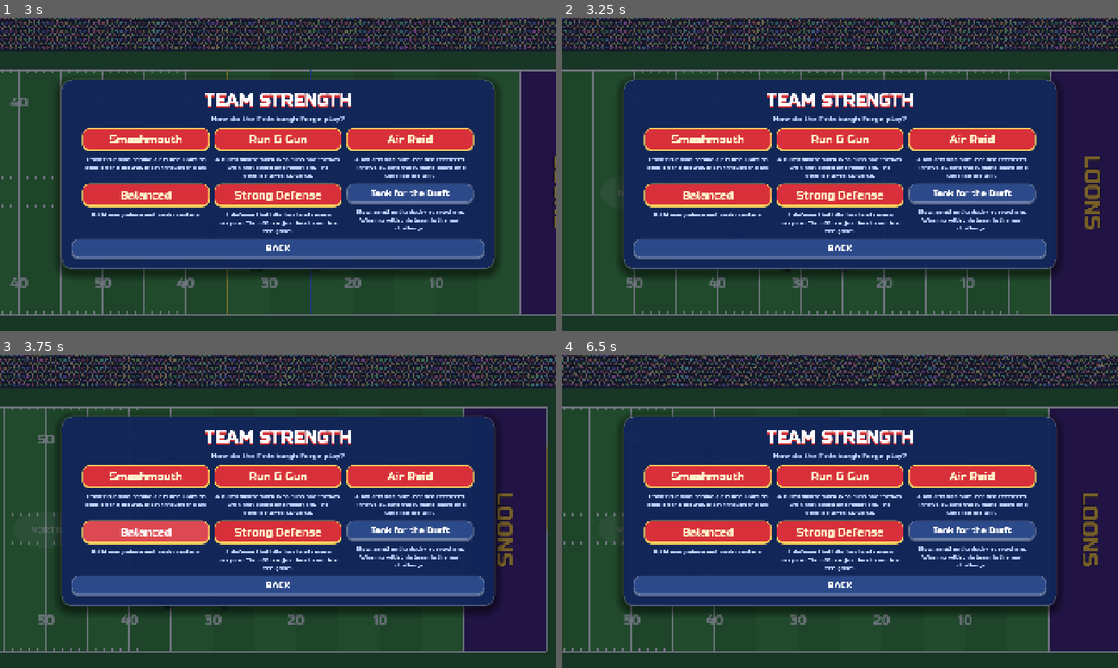
Above: before the commit, frames 1-4 (two rows, left to right).
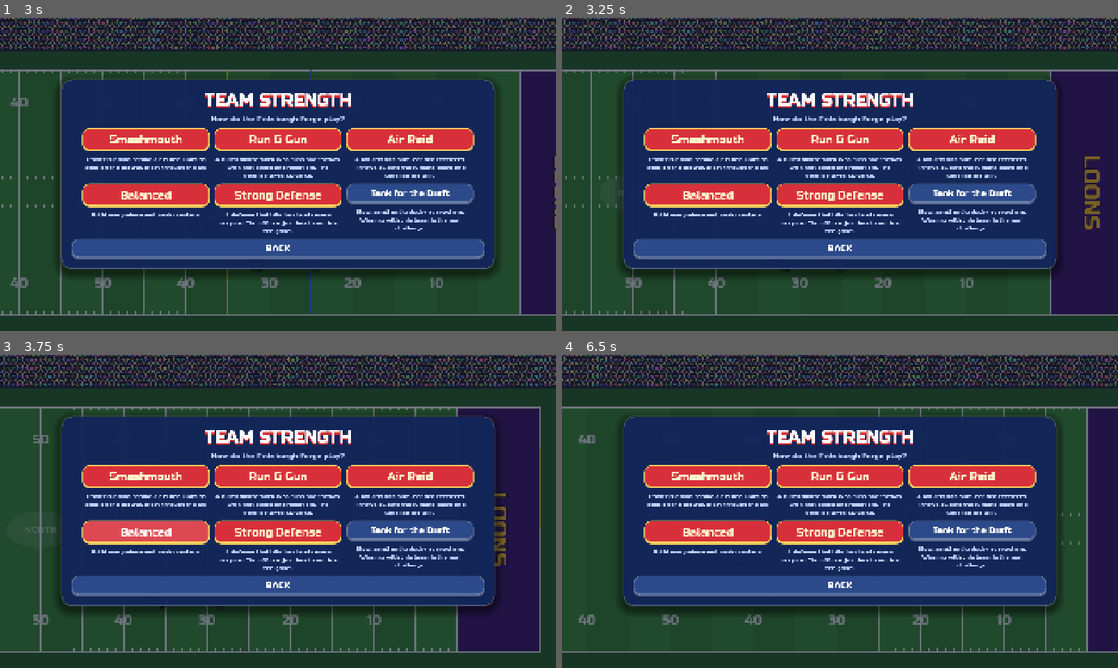
Above: after the commit, the same moments.

Repository: barnes1084/football
Game: Godot game, scene res://scenes/main.tscn
Two runs of this game, one before a commit and one after it. Both use one fixed random seed, a clock stepped at 60 frames per second and the inputs below.
Inputs (mouse positions are in pixels of both pictures, inside the frame that each line leads up to):
- Up to frame 1 (3 s): click "NEW SEASON" at 0.5 s; tap Enter at 1.25, 2.85 s; move the mouse to (400, 158) at 1.27 s; hold D 1.28-2 s; tap P at 1.35 s; click (400, 158) at 1.42 s; tap Space at 1.52 s; drag from (166, 190) to (250, 237) at 2.02 s; move the mouse to (333, 105) at 2.77 s; hold D from 2.78 s (still down)
- Up to frame 2 (3.25 s): keep holding D
- Up to frame 3 (3.75 s): release D at 3.5 s; drag from (250, 574) to (111, 464) at 3.52 s
- Up to frame 4 (6.5 s): move the mouse to (1006, 558) at 4.27 s; hold A 4.28-5 s; tap Tab at 4.35 s; tap Space at 4.52 s; drag from (673, 464) to (756, 433) at 5.02 s; move the mouse to (867, 511) at 5.77 s; hold S from 5.78 s (still down); tap P at 5.85 s; click (867, 511) at 5.92 s

Frame 1 is identical in both runs. In frame 2, 5.9% of the frame differs, in the area x 0-100%, y 0-95%; in frame 3, 9.2%; in frame 4, 14%.

Commit message:
Offensive line blocks as a wall
The five linemen form a wall at the snap. Each holds a square of it in the
low crouch (the lb poses), sliding across only to the edge of his square to
stay in front of his man; the tackles reach farther outside for the edge
rushers. Defenders can't walk through the wall: a defensive lineman has to
drive his blocker back (faster the stronger he is, slower against a double
team) until there's room to get around him. On runs the line drives the
defense back instead. Playing a defensive lineman, you push toward the ball
to drive your man back or across to slip off the edge of his square.

Also: the computer quarterback finishes his drop before shuffling away from
a rusher, stays in the pocket, and throws the ball away under pressure when
nobody is open. New wall settings, tests for the wall, and the dive tackle
test now dives from the runner's path.

Co-Authored-By: Claude Opus 5.5 <noreply@anthropic.com>
Claude-Session: https://claude.ai/code/session_01BJU6vHvAKtZH6NTjzje4Ra

Diff:
--- a/default_settings.cfg
+++ b/default_settings.cfg
@@ -111,8 +111,28 @@
 diveBonus=0.25
 ; Stumble after a missed tackle (0 to 2 s)
 missStun=0.7
-; How long blocks hold (0.2 to 4 ×)
+; How long blocks hold (backs, tight ends, receivers) (0.2 to 4 ×)
 blockHold=1
+; Wall: half the width of a lineman's square (0.3 to 1.2 yd)
+wallSquare=0.65
+; Wall: extra reach outside for the end linemen (0 to 3 yd): so edge rushers have to beat the tackles too
+wallEdge=1.2
+; Wall: steps back to set the pocket (0 to 3 yd)
+wallSet=1
+; Wall: pushed back this far, a rusher gets around (0.3 to 5 yd)
+wallGive=1.6
+; Wall: pass rush push (even matchup) (0 to 3 yd/s)
+wallPush=0.55
+; Wall: push on a run (even matchup) (-2 to 2 yd/s): below 0, the line drives the defense back
+wallRunPush=0.05
+; Wall: how much strength changes the push (0 to 5 yd/s)
+wallPower=1.8
+; Wall: a free neighbor's double team slows the push by (0 to 1 yd/s)
+wallHelp=0.2
+; Wall: how far apart a lineman and his rusher stand (0.5 to 2 yd)
+wallGap=1.1
+; Wall: how fast a rusher can slide across (0 to 4 yd/s)
+wallSlip=1.4
 ; Blocking reach (0.4 to 2 yd)
 blockReach=1
 
--- a/scripts/field.gd
+++ b/scripts/field.gd
@@ -258,6 +258,11 @@
 		return "tuck"
 	if p.act == "stiff" and p.act_t < 0.35:
 		return "stiff"
+	# The wall: linemen block from the low crouch, rocking as they're pushed.
+	if p.wall and phase in ["live", "dead"] and p.vel.length() < 3.0:
+		if p.engaged != null:
+			return "lb" if int(Time.get_ticks_msec() / 260 + p.id) % 2 == 0 else "lb2"
+		return "lb"
 	if p.engaged != null:
 		var push := int(Time.get_ticks_msec() / 220 + p.id) % 2 == 0
 		if p.team == g.poss:
--- a/scripts/game.gd
+++ b/scripts/game.gd
@@ -43,6 +43,14 @@
 	var target: P = null
 	var tgt := Vector2.ZERO
 	var engaged: P = null
+	## Offensive linemen: part of the wall. `home` is his square (where he
+	## lined up), `give` how far he's been driven back from the wall line.
+	var wall := false
+	var home := Vector2.ZERO
+	var give := 0.0
+	## The span of field across his square covers (the end men reach outside).
+	var lo := 0.0
+	var hi := 0.0
 	var shed := 0.0
 	var free := 0.0
 	var stun := 0.0
@@ -109,6 +117,7 @@
 var stats := [{pass_yds = 0, rush_yds = 0, to = 0, sacks = 0, first = 0}, {pass_yds = 0, rush_yds = 0, to = 0, sacks = 0, first = 0}]
 var rng := RandomNumberGenerator.new()
 var _dt := 0.0
+var _move := Vector2.ZERO
 var _next := {}
 var plays := 0
 ## The last play, for the tests and the balance probe.
@@ -751,8 +760,19 @@
 	if off_call.kind == "run" and off_call.carrier == "QB":
 		handed = true
 		qb.job = "carry"
-	# Blockers pick their men.
+	# Blockers pick their men; the linemen form the wall.
 	for p: P in offense():
+		if p.role == "OL":
+			p.wall = true
+			p.home = p.at
+			p.give = 0.0
+	# Each lineman's square; the tackles at the ends reach outside for the edge rushers.
+	var line := offense().filter(func(p): return p.wall)
+	line.sort_custom(func(a, b): return a.home.y < b.home.y)
+	for i in line.size():
+		var p: P = line[i]
+		p.lo = p.home.y - Tune.v.wallSquare - (Tune.v.wallEdge if i == 0 else 0.0)
+		p.hi = p.home.y + Tune.v.wallSquare + (Tune.v.wallEdge if i == line.size() - 1 else 0.0)
 		if p.job in ["block", "lead"]:
 			p.target = _pick_block(p)
 
@@ -861,6 +881,7 @@
 				p.down = Tune.v.diveDown
 		elif p.down > 0 and phase == "live":
 			p.down = maxf(0.0, p.down - dt)
+	_move = move
 	if controlled != null and move.length() > 0.05:
 		controlled.took = true
 	_handoff()
@@ -993,11 +1014,13 @@
 		_ai_read(at_depth)
 	if carrier != qb:
 		return Vector2.ZERO
-	# Step away from the closest rusher.
+	# Shuffle away from the closest rusher, staying in the pocket.
 	var threat: P = _nearest(p, 1 - p.team, true)
-	if threat != null and threat.at.distance_to(p.at) < 3.0 and threat.engaged == null:
-		var away := (p.at - threat.at).normalized()
-		return Vector2(away.x * 0.3, away.y).normalized() * _speed(p) * 0.6
+	if (at_depth or t > 1.2) and threat != null and threat.at.distance_to(p.at) < 3.0 and threat.engaged == null:
+		var side := signf(p.at.y - threat.at.y)
+		if side == 0:
+			side = 1.0
+		return Vector2(0, side) * _speed(p) * 0.3
 	return _seek(p, drop, 0.9)
 
 
@@ -1030,6 +1053,13 @@
 	for o: P in players:
 		if o.team != poss and o.engaged == null and o.at.distance_to(qb.at) < 2.6:
 			pressure = true
+	if pressure and t > 0.8 and (best == null or best_open < 1.5):
+		# Nobody open and a rusher in his face: throw it away.
+		var side := 1.0 if qb.at.y > MID_Y else -1.0
+		var away := Vector2(qb.at.x + d * 6.0, MID_Y + side * (FIELD_W / 2 + 4.0))
+		if away.distance_to(qb.at) <= max_throw() and rng.randf() < 0.6:
+			_throw(away, null)
+		return
 	if best == null:
 		return
 	if (best_open >= Tune.v.aiThrowOpen and (at_depth or t > 1.6)) or t > Tune.v.aiThrowBy or (pressure and t > 1.0 and best_open > 1.5):
@@ -1057,6 +1087,8 @@
 
 
 func _block_brain(p: P) -> Vector2:
+	if p.wall:
+		return _wall_brain(p)
 	if p.target == null or p.target.down > 0 or (p.target.engaged != null and p.target.engaged != p) or p.think <= 0:
 		p.think = 0.4
 		if p.target == null or p.target.down > 0 or (p.target.engaged != null and p.target.engaged != p):
@@ -1068,6 +1100,35 @@
 	# Get between him and the ball.
 	var spot := tg.at + (protect - tg.at).normalized() * 0.7
 	return _seek(p, spot, 1.0 if p.role != "OL" else 0.9, 0.3)
+
+
+## Where the wall's front line is for this lineman: a step back to set the
+## pocket on a pass, a step forward on a run.
+func wall_x(p: P) -> float:
+	var d: int = dir[poss]
+	var s := clampf(t / 0.4, 0.0, 1.0)
+	var step: float = -Tune.v.wallSet if off_call.get("kind", "") == "pass" else 0.4
+	return p.home.x + d * (step * s) - d * p.give
+
+
+## A lineman holds his square: he stays on the wall line and slides across
+## only as far as the edge of his square to square up with his man.
+func _wall_brain(p: P) -> Vector2:
+	var d: int = dir[poss]
+	var sq: float = Tune.v.wallSquare
+	var want_y := p.home.y
+	var best := 4.0
+	for o: P in players:
+		if o.team == p.team or o.down > 0:
+			continue
+		var ahead := (o.at.x - p.at.x) * d
+		if ahead < -0.5 or ahead > 4.0 or o.at.y < p.lo - 1.2 or o.at.y > p.hi + 1.2:
+			continue
+		var dd := o.at.distance_to(p.at)
+		if dd < best:
+			best = dd
+			want_y = clampf(o.at.y, p.lo + sq, p.hi - sq)
+	return _seek(p, Vector2(wall_x(p), want_y), 1.0, 0.25)
 
 
 func _pick_block_for(p: P) -> P:
@@ -1234,6 +1295,8 @@
 			continue
 		if p.job not in ["block", "lead"] and not (p.job == "route" and carrier != null and carrier != qb):
 			continue
+		if p.wall:
+			continue
 		for o: P in players:
 			if o.team == p.team or o.engaged != null or o.free > 0 or o.down > 0 or o.dive > 0:
 				continue
@@ -1248,11 +1311,12 @@
 				o.shed = maxf(0.25, hold)
 				events.append({type = "block", team = p.team})
 				break
-	# Blocks in progress.
 	var d: int = dir[poss]
+	_wall(dt, bt)
+	# Blocks in progress (backs, tight ends and receivers).
 	for p: P in players:
 		var o := p.engaged
-		if o == null or p.team != poss:
+		if o == null or p.team != poss or p.wall:
 			continue
 		var rate := 1.0
 		var ref := carrier.at if carrier != null else (_ball_ground() if not ball.is_empty() else qb.at)
@@ -1282,6 +1346,96 @@
 		o.vel = push
 		p.face = 1 if (o.at.x - p.at.x) > 0 else -1
 		o.face = -p.face
+
+
+## The wall: each lineman takes the man who comes into his square. A
+## defender can't walk through the wall; he has to drive his blocker back
+## (`give`) until there's room to get around him. Stronger rushers push
+## faster, a lineman with a free neighbor gets a double team, and on runs
+## the line drives the defense back instead.
+func _wall(dt: float, bt: int) -> void:
+	var d: int = dir[poss]
+	var sq: float = Tune.v.wallSquare
+	var wall := players.filter(func(p): return p.team == poss and p.wall and p.down <= 0)
+	var pocket: bool = carrier == qb and off_call.get("kind", "") == "pass" and not past_los
+	# New blocks: a defender in front of a lineman's square.
+	for p: P in wall:
+		if p.engaged != null or p.stun > 0 or bt != poss:
+			continue
+		for o: P in players:
+			if o.team == p.team or o.engaged != null or o.free > 0 or o.down > 0 or o.dive > 0:
+				continue
+			var ahead := (o.at.x - p.at.x) * d
+			if ahead > -0.3 and ahead < Tune.v.wallGap + 0.45 and absf(o.at.y - p.at.y) < sq + 0.35 and o.at.y > p.lo - 0.35 and o.at.y < p.hi + 0.35:
+				p.engaged = o
+				o.engaged = p
+				o.vel = Vector2.ZERO
+				p.vel = Vector2.ZERO
+				events.append({type = "block", team = p.team})
+				break
+	# Blocks in progress.
+	for p: P in wall:
+		var o := p.engaged
+		if o == null:
+			continue
+		if o.engaged != p:
+			p.engaged = null
+			continue
+		if bt != poss or o.down > 0:
+			o.engaged = null
+			p.engaged = null
+			continue
+		var helpers := 0
+		for q: P in wall:
+			if q != p and q.engaged == null and q.stun <= 0 and absf(q.at.y - p.at.y) < 1.8:
+				helpers += 1
+		var power: float = (o.pwr - p.pwr) * Tune.v.wallPower - helpers * Tune.v.wallHelp
+		var rate: float = (Tune.v.wallPush if pocket else Tune.v.wallRunPush) + power
+		var slide := 0.0
+		if o == controlled and o.took:
+			# You drive him back by pushing toward the ball, and slide by pushing across.
+			var to_ball := Vector2(-d, 0)
+			rate *= 0.6 + maxf(0.0, _move.dot(to_ball)) * 0.8
+			slide = _move.y * Tune.v.wallSlip
+		elif carrier != null and absf(carrier.at.y - o.at.y) > 1.5 and not pocket:
+			# Fight across toward the runner.
+			slide = signf(carrier.at.y - o.at.y) * Tune.v.wallSlip * 0.5
+		p.give = clampf(p.give + rate * dt, -1.5, 6.0)
+		# The lineman mirrors him, but only to the edge of his square.
+		o.at.y += slide * dt
+		p.at = Vector2(wall_x(p), move_toward(p.at.y, clampf(o.at.y, p.lo + sq, p.hi - sq), (1.2 + p.spd * 2.0) * dt))
+		p.vel = Vector2(-d * rate, 0)
+		var off_y := o.at.y - p.at.y
+		o.at = Vector2(p.at.x + d * Tune.v.wallGap, o.at.y)
+		o.vel = p.vel
+		p.face = d
+		o.face = -d
+		# Room to get around him: pushed back far enough, slid off the
+		# edge of his square, or the ball carrier right there.
+		var around: bool = p.give >= Tune.v.wallGive or o.at.y < p.lo - 0.45 or o.at.y > p.hi + 0.45
+		var near_ball := carrier != null and carrier != qb and o.at.distance_to(carrier.at) < 1.8
+		if near_ball and rng.randf() < dt * (1.0 + (o.pwr - p.pwr) * 2.0):
+			around = true
+		if around:
+			var side := signf(off_y) if absf(off_y) > 0.05 else (1.0 if rng.randf() < 0.5 else -1.0)
+			o.engaged = null
+			p.engaged = null
+			o.free = 1.0
+			o.at += Vector2(-d * 0.4, side * (sq + 0.4))
+			p.stun = 0.4
+			p.give = maxf(p.give, Tune.v.wallGive * 0.5)
+	# Nobody walks through the wall: a defender who hasn't beaten his man is
+	# held at its front.
+	for o: P in players:
+		if o.team == poss or o.engaged != null or o.free > 0 or o.down > 0 or o.dive > 0:
+			continue
+		for p: P in wall:
+			if p.stun > 0:
+				continue
+			var ahead := (o.at.x - p.at.x) * d
+			if absf(o.at.y - p.at.y) < sq and ahead < Tune.v.wallGap - 0.1 and ahead > -1.0:
+				o.at.x = p.at.x + d * (Tune.v.wallGap - 0.1)
+				o.vel.x = 0.0
 
 
 func _separate() -> void:
--- a/scripts/main.gd
+++ b/scripts/main.gd
@@ -75,7 +75,7 @@
 			await _wait(0.6)
 			if what == "live":
 				g.hike()
-				await _wait(1.6)
+				await _wait(1.0)
 			elif what == "input":
 				var ok := await _input_check()
 				print("INPUT CHECK -> ", "ok" if ok else "FAILED")
--- a/scripts/tune.gd
+++ b/scripts/tune.gd
@@ -58,7 +58,17 @@
 	{key = "tackleRating", label = "How much ratings change tackle chance", min = 0, max = 2, step = 0.05, def = 0.6},
 	{key = "diveBonus", label = "Extra tackle chance on a dive", min = 0, max = 1, step = 0.01, def = 0.25, pct = true},
 	{key = "missStun", label = "Stumble after a missed tackle", min = 0, max = 2, step = 0.05, def = 0.7, unit = "s"},
-	{key = "blockHold", label = "How long blocks hold", min = 0.2, max = 4, step = 0.05, def = 1, unit = "×"},
+	{key = "blockHold", label = "How long blocks hold (backs, tight ends, receivers)", min = 0.2, max = 4, step = 0.05, def = 1, unit = "×"},
+	{key = "wallSquare", label = "Wall: half the width of a lineman's square", min = 0.3, max = 1.2, step = 0.05, def = 0.65, unit = "yd"},
+	{key = "wallEdge", label = "Wall: extra reach outside for the end linemen", min = 0, max = 3, step = 0.1, def = 1.2, unit = "yd", note = "so edge rushers have to beat the tackles too"},
+	{key = "wallSet", label = "Wall: steps back to set the pocket", min = 0, max = 3, step = 0.1, def = 1, unit = "yd"},
+	{key = "wallGive", label = "Wall: pushed back this far, a rusher gets around", min = 0.3, max = 5, step = 0.1, def = 1.6, unit = "yd"},
+	{key = "wallPush", label = "Wall: pass rush push (even matchup)", min = 0, max = 3, step = 0.05, def = 0.55, unit = "yd/s"},
+	{key = "wallRunPush", label = "Wall: push on a run (even matchup)", min = -2, max = 2, step = 0.05, def = 0.05, unit = "yd/s", note = "below 0, the line drives the defense back"},
+	{key = "wallPower", label = "Wall: how much strength changes the push", min = 0, max = 5, step = 0.1, def = 1.8, unit = "yd/s"},
+	{key = "wallHelp", label = "Wall: a free neighbor's double team slows the push by", min = 0, max = 1, step = 0.05, def = 0.2, unit = "yd/s"},
+	{key = "wallGap", label = "Wall: how far apart a lineman and his rusher stand", min = 0.5, max = 2, step = 0.05, def = 1.1, unit = "yd"},
+	{key = "wallSlip", label = "Wall: how fast a rusher can slide across", min = 0, max = 4, step = 0.1, def = 1.4, unit = "yd/s"},
 	{key = "blockReach", label = "Blocking reach", min = 0.4, max = 2, step = 0.05, def = 1, unit = "yd"},
 	{group = "PASSING"},
 	{key = "passSpeed", label = "Pass speed", min = 8, max = 40, step = 0.5, def = 22, unit = "yd/s", note = "at an average arm"},
--- a/tests/run_tests.gd
+++ b/tests/run_tests.gd
@@ -26,6 +26,7 @@
 	test_hike_and_throw()
 	test_dive_tackle()
 	test_juke()
+	test_wall()
 	test_downs()
 	test_kicks()
 	test_quarter_keeps_kickoff()
@@ -176,8 +177,12 @@
 		if h.carrier == null:
 			continue
 		var cc = h.carrier
+		if h.controlled.engaged != null:
+			h.controlled.engaged.engaged = null
 		h.controlled.engaged = null
-		h.controlled.at = cc.at - Vector2(1.0, 0)
+		# A yard away in his path, diving at him.
+		var ahead: Vector2 = cc.vel.normalized() if cc.vel.length() > 0.5 else Vector2(h.dir[h.poss], 0)
+		h.controlled.at = cc.at + ahead * 1.0
 		h.flick(cc.at - h.controlled.at)
 		for j in 30:
 			h.step(1.0 / 120.0)
@@ -221,6 +226,61 @@
 	check(made[1] < made[0], "jukes break tackles (%d tackles without, %d with)" % made)
 
 
+## Seconds until a computer rusher of the given power gets around his
+## lineman while you hold the ball in the pocket.
+func wall_time(power: float, seed_value: int) -> float:
+	var g := user_offense(30.0, "slants", seed_value)
+	var dl = g.players.filter(func(p): return p.team == 1 and p.slot == "DL2")[0]
+	dl.pwr = power
+	g.hike()
+	# Just the line, the quarterback and this rusher.
+	for p in g.players:
+		if p != dl and p != g.qb and p.role != "OL":
+			p.down = 9999.0
+			p.job = "out"
+	for i in 900:
+		g.step(1.0 / 120.0)
+		g.events.clear()
+		if dl.free > 0 or dl.act == "tackler":
+			return g.t
+		if g.phase != "live":
+			break
+	return 99.0
+
+
+func test_wall() -> void:
+	var g := user_offense(30.0, "slants")
+	g.hike()
+	step_until(g, func(): return g.t > 0.5, 2.0)
+	var line := g.players.filter(func(p): return p.team == 0 and p.role == "OL")
+	check(line.all(func(p): return p.wall), "the offensive line forms the wall")
+	var engaged := line.filter(func(p): return p.engaged != null).size()
+	check(engaged >= 3, "the wall picks up the rushers (%d blocking)" % engaged)
+	# A defender can't walk through the wall: he has to push his man back.
+	var strong := 0.0
+	var weak := 0.0
+	for i in 4:
+		strong += wall_time(0.95, 500 + i)
+		weak += wall_time(0.35, 500 + i)
+	print("wall: a strong rusher gets around in %.1f s, a weak one in %.1f s (99 = never)" % [strong / 4, weak / 4])
+	check(strong < 20.0, "a strong rusher gets around (%.1f s avg)" % (strong / 4))
+	check(strong < weak, "stronger rushers push the wall back faster (%.1f s vs %.1f s)" % [strong / 4, weak / 4])
+	# You at defensive tackle, pushing straight at the quarterback.
+	var h := user_defense(30.0, "base", 77)
+	var dl = h.players.filter(func(p): return p.team == 0 and p.slot == "DL2")[0]
+	h.select_at(dl.at)
+	dl.took = true
+	h._snap()
+	for i in 60:
+		h.step(1.0 / 120.0, Vector2(-h.dir[h.poss], 0))
+		h.events.clear()
+	var blocker = dl.engaged
+	check(blocker != null and blocker.role == "OL", "a lineman takes the rusher in his square")
+	if blocker != null:
+		var depth: float = (dl.at.x - blocker.at.x) * h.dir[h.poss]
+		check(depth > 0.5, "the rusher is held in front of the wall (%.2f yd)" % depth)
+
+
 func test_downs() -> void:
 	var g := Game.new(0, "balanced", 4, "balanced", -1, 5)
 	g.give_ball(0, 40.0)
